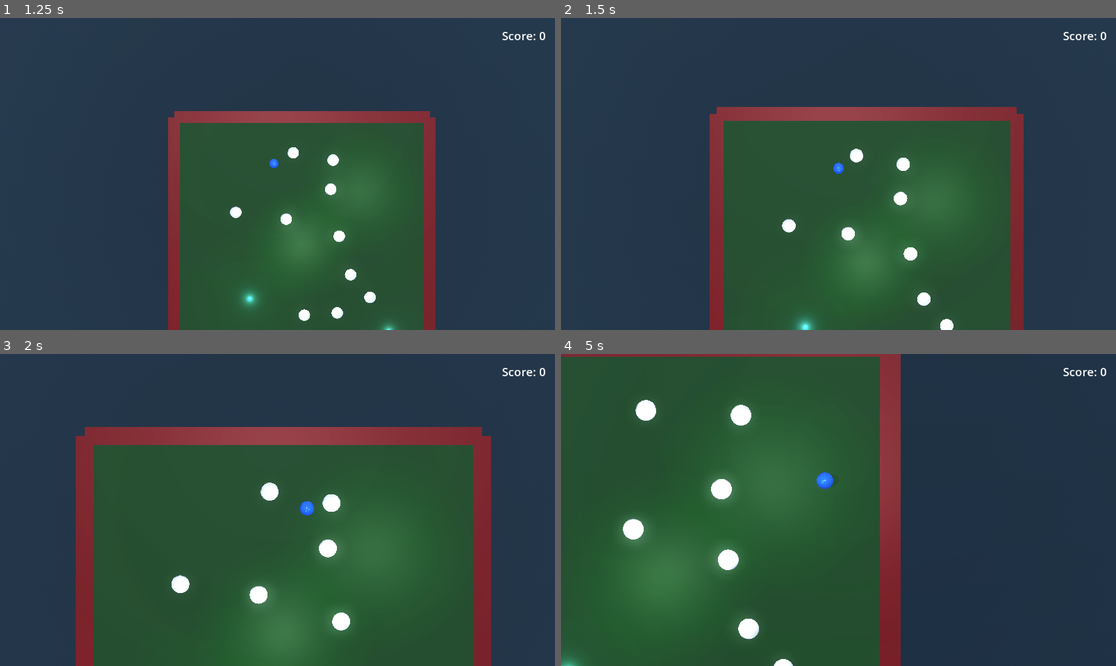
Above: before the commit, frames 1-4 (two rows, left to right).
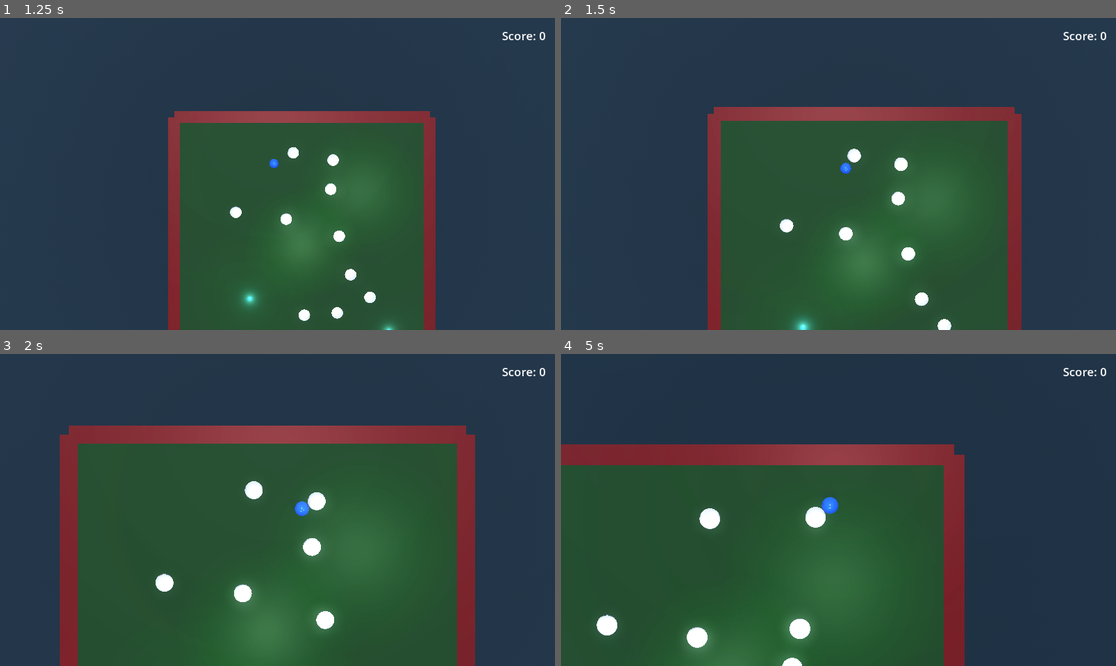
Above: after the commit, the same moments.

Repository: bluehexagons/snakeproject
Game: Godot game, scene res://scenes/main_menu.tscn
Same seed, same stepped clock (60 frames per second), same inputs: the game is played once before the commit and once after it.
Inputs:
- Up to frame 1 (1.25 s): click "New Game" at 0.5 s
- Up to frame 2 (1.5 s): hold D (move_right) from 1.28 s (still down)
- Up to frame 3 (2 s): keep holding D (move_right)
- Up to frame 4 (5 s): release D (move_right) at 2.03 s; hold S (move_down) 2.03-2.78 s; hold D (move_right) 2.78-3.53 s; hold W (move_up) 3.53-4.28 s; hold A (move_left) from 4.28 s (still down)

Frame 1 is identical in both runs. In frame 2, 1.7% of the frame differs, in the area x 26-84%, y 28-100%; in frame 3, 11%; in frame 4, 42%, in the area x 0-73%, y 0-100%.

Commit message:
(w/AI) Add rock breaking

Diff:
--- a/scripts/collision_handler.gd
+++ b/scripts/collision_handler.gd
@@ -123,6 +123,15 @@
 	if body_b is CharacterBody3D:
 		body_b.velocity += separation
 
+	# Handle rock breaking
+	if body_b is Rock:
+		var force = body_a.velocity.length() * mass_a
+		if force > body_b.BREAK_FORCE_THRESHOLD:
+			body_b.break_rock()
+		else:
+			# Handle normal collision
+			return
+
 func handle_static_collision(body: CharacterBody3D, collision_normal: Vector3, _delta: float) -> void:
 	var impact_speed = body.velocity.dot(collision_normal)  # Used in calculation
 	var reflection = body.velocity.bounce(collision_normal) * COLLISION_BOUNCE
--- a/scripts/player.gd
+++ b/scripts/player.gd
@@ -5,12 +5,12 @@
 const SCORE_POPUP = preload("res://scenes/score_popup.tscn")
 
 const EXPECTED_MAX_SPEED = 400.0
-const ACCELERATION = 10.0  # Increased since we're using forces now
+const ACCELERATION = 100.0  # Increased since we're using forces now
 const CONTROL_DRAG = 0.9
 const DEAD_CONTROL_DRAG = 1.0
 const MIN_SPEED_THRESHOLD = 0.1
 const ROTATION_SPEED = 15.0
-const LUNGE_FORCE = 2.0
+const LUNGE_FORCE = 20.0
 const SEGMENT_PUSHBACK = 60.0
 const VELOCITY_SMOOTHING = 0.15
 const SPEED_BOOST_BASE = 1.0  # Rename IDLE_SPEED to SPEED_BOOST_BASE
@@ -18,7 +18,7 @@
 const COLOR_CHANGE_SPEED = 5.0  # Speed of color transition
 const SPEED_SCORE_MULTIPLIER = 1.5  # Points per multiple of speed
 const MAX_BONUS_SPEED_MULTIPLIER = 3.0 # Max score multiplier for speed
-const BONUS_SPEED_PER_FEED = 0.02  # Speed increase per food eaten
+const BONUS_SPEED_PER_FEED = 0.2  # Speed increase per food eaten
 const MAX_SPEED_BOOST = 15.0  # Cap on how fast the minimum speed can get
 const SEGMENT_SPAWN_OFFSET = 0.2  # Reduced from 1.2 to spawn closer
 const SEGMENT_SPAWN_VELOCITY = 0.8  # Increased from 0.8 for better matching
@@ -184,7 +184,8 @@
 		has_started_moving = true
 		input_dir = input_dir.normalized()
 		var drag = DEAD_CONTROL_DRAG if is_dead else CONTROL_DRAG
-		velocity += (input_dir * (current_speed_boost / max(pow(dead_time * 0.5, 1.5), 1.0) if is_dead else ACCELERATION + (current_speed_boost * 10.0)) * delta) * drag
+		velocity += (input_dir * (current_speed_boost / max(pow(dead_time * 0.5, 1.5), 1.0) if is_dead else ACCELERATION + (current_speed_boost * 10.0)) * delta)
+		velocity *= drag
 
 	if velocity != Vector3.ZERO:
 		facing_direction = velocity.normalized()
--- a/scripts/rock.gd
+++ b/scripts/rock.gd
@@ -1,4 +1,5 @@
 extends PhysicsObject
+class_name Rock
 
 const SAFE_COLOR = Color(0.7, 0.7, 0.7, 1.0)
 const DANGER_COLOR = Color(0.8, 0.2, 0.2, 1.0)
@@ -7,6 +8,7 @@
 const SPAWN_DURATION = 0.5
 const SPAWN_HEIGHT = 1.5  # How high to rise from ground
 const INITIAL_SCALE = 0.2  # Start very small
+const BREAK_FORCE_THRESHOLD = 100.0  # Force required to break the rock
 
 var is_dangerous: bool = false
 var is_initialized: bool = false
@@ -72,7 +74,11 @@
 	var collision_handler = get_node("/root/CollisionHandler")
 
 	if collision and collision.get_collider():
-		collision_handler.handle_collision(self, collision.get_collider(), collision.get_normal(), delta)
+		var force = collision.get_remainder().length() * mass
+		if force > BREAK_FORCE_THRESHOLD:
+			break_rock()
+		else:
+			collision_handler.handle_collision(self, collision.get_collider(), collision.get_normal(), delta)
 
 	super._physics_process(delta)
 
@@ -106,3 +112,8 @@
 func dead_eat() -> float:
 	queue_free()
 	return 2.0
+
+func break_rock():
+	# Add visual and sound effects for breaking the rock
+	# For now, just queue_free the rock
+	queue_free()
--- a/scripts/segment.gd
+++ b/scripts/segment.gd
@@ -171,6 +171,7 @@
 					recovery_timer = 0.0
 					# Add velocity along collision normal instead of toward target
 					velocity += last_collision_normal * 50.0
+					velocity += Vector3.UP * last_collision_normal.length()
 				is_recovering = true
 
 				# Add some velocity opposite the direction we were being pulled
